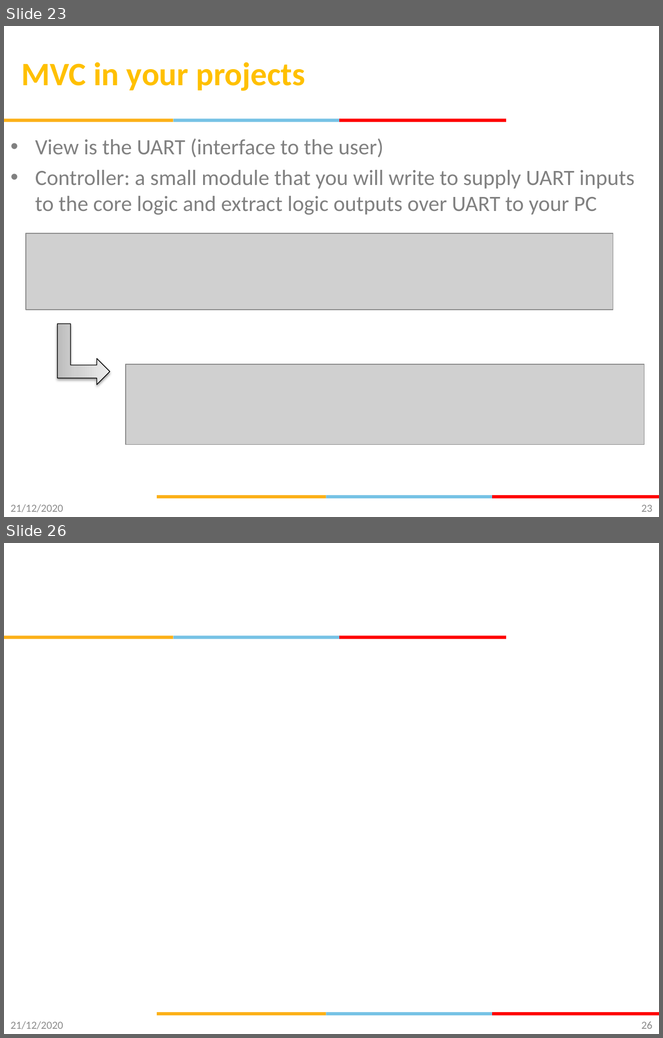
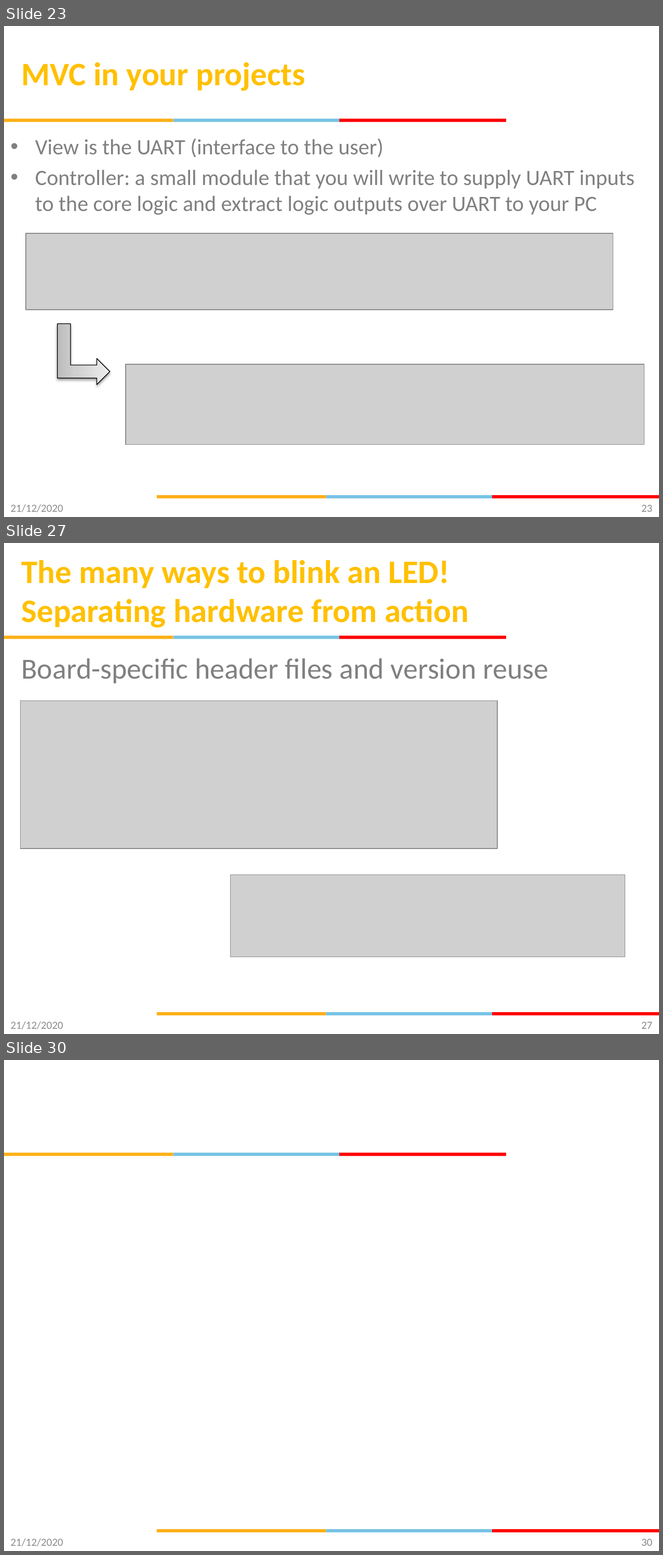
Before and after one commit to gsaurabhr-teaching/csg523-material, a slide deck: Lec-13-16-firmware-architecture.pptx. Shown one above the other, each under a label of ours: slides 23 and 26 before the commit, slides 23, 27 and 30 after it; the slides between them are not shown. The pictures are 663x1038 and 663x1555 pixels, drawn with LibreOffice and Linux fonts; fonts in the diff are those of the drawing; grey boxes stand for pictures; background and template pictures are left out. Boxes give left, top, right and bottom in pixels: in the first picture for what was removed or moved away, otherwise in the second. Text is boxed around its words. In the diff, an @@ line names an element or a change of style, - is before the commit and + after.

```diff
--- a/Lec-13-16-firmware-architecture.pptx
+++ b/Lec-13-16-firmware-architecture.pptx
@@ slide 27 added at box(4, 543, 659, 1034), background #FFFFFF; not listed: 6 template elements that a slide beside it also shows @@
@@ title added at box(22, 560, 469, 628), 36 pt, text #FFC000, bold @@
+The many ways to blink an LED! Separating hardware from action
@@ text added at box(22, 658, 548, 683), 32 pt, text #808080 @@
+Board-specific header files and version reuse
@@ picture added at box(21, 701, 497, 849) @@
@@ picture added at box(231, 875, 625, 957) @@
@@ text added at box(11, 1021, 63, 1030), 12 pt, text #8C8C8C @@
+21/12/2020
@@ page number added at box(642, 1022, 652, 1029), 12 pt, text #898989 @@
+27
@@ what was slide 26 is now slide 30 @@
@@ page number at box(642, 1539, 652, 1546): text changed @@
-26
+30
```
Also in this commit, not shown: 2 slides changed, 4 other slides added.
